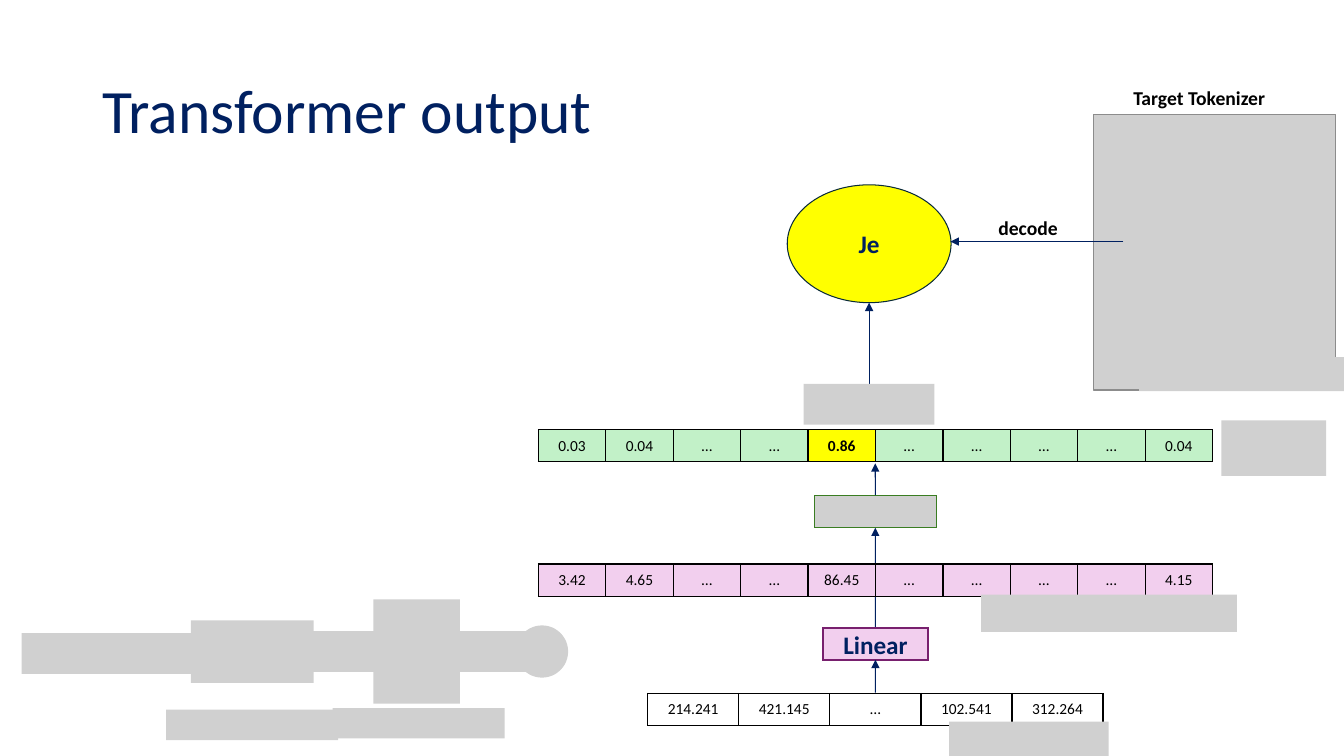
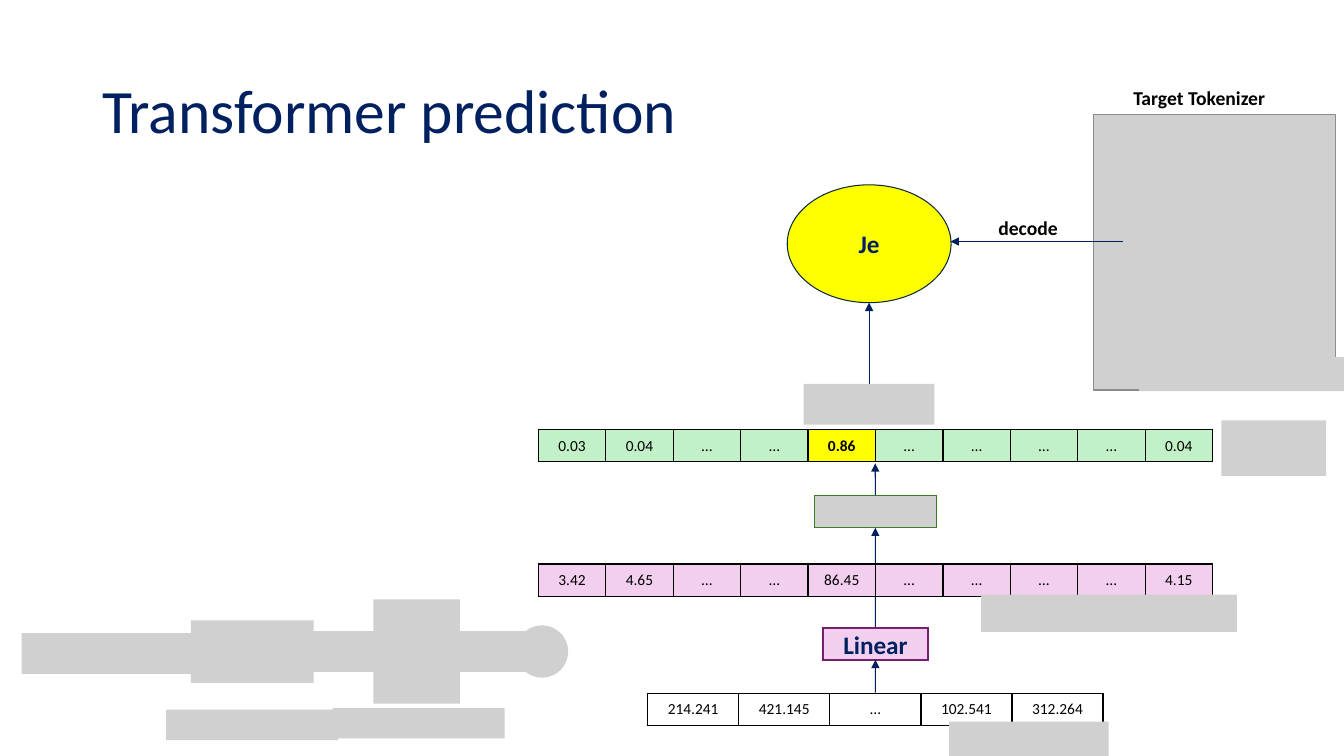
Before and after one commit to tanquangduong/transformer-pt, a slide deck: slide 68 of presentation/Introduction to Transformer.pptx. Drawn at 1344x756 pixels with LibreOffice and Linux fonts; fonts in the diff are those of the drawing; grey boxes stand for pictures. Boxes give left, top, right and bottom in pixels: in the first picture for what was removed or moved away, otherwise in the second. Text is boxed around its words. In the diff, an @@ line names an element or a change of style, - is before the commit and + after.

```diff
--- a/presentation/Introduction to Transformer.pptx
+++ b/presentation/Introduction to Transformer.pptx
@@ title at [102, 90, 676, 143]: text changed @@
-Transformer output
+Transformer prediction
```
Also in this commit, not shown: 11 other slides changed, 1 slide added, 1 other file.
